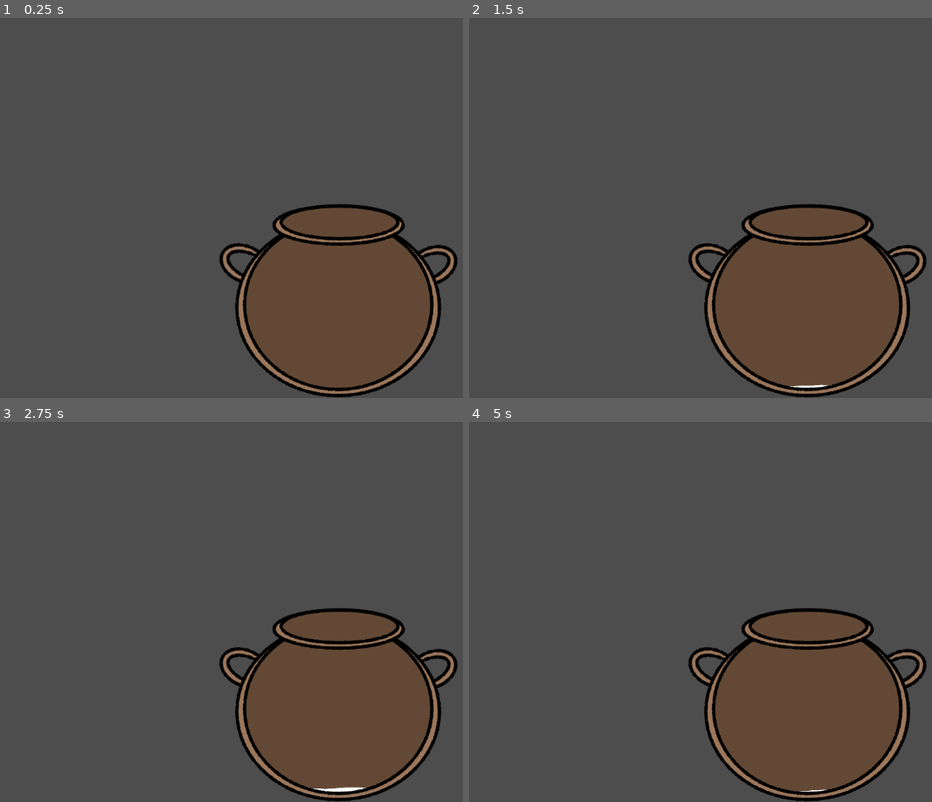
Above: before the commit, frames 1-4 (two rows, left to right).
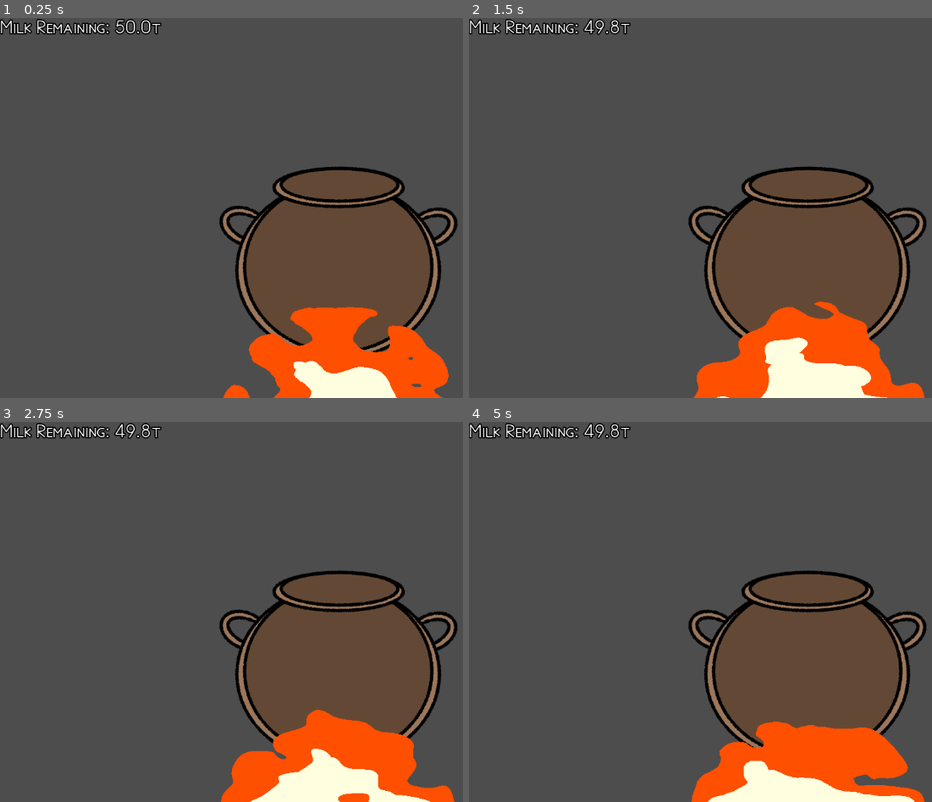
Above: after the commit, the same moments.

Repository: HauntedBees/olympus-mountain-creamery
Game: Godot game, scene res://game_states/01_make_yog/make_yog.tscn
Two runs of this game, one before a commit and one after it. Both use one fixed random seed, a clock stepped at 60 frames per second and the inputs below. Before the commit the project starts from res://game_states/01_pour_milk/pour_milk.tscn.
Inputs:
- Up to frame 1 (0.25 s): no input
- Up to frame 2 (1.5 s): hold Z (button_one) 0.53-1.28 s; tap Z (button_one) at 1.35 s
- Up to frame 3 (2.75 s): hold Z (button_one) from 2.03 s (still down); tap X (button_two) at 2.1 s
- Up to frame 4 (5 s): release Z (button_one) at 2.78 s; tap Z (button_one) at 2.85, 4.55 s; hold Z (button_one) 3.53-4.28 s; tap X (button_two) at 4.35 s

The runs differ from the first frame. In frame 1, 14% of the frame differs, in the area x 0-99%, y 0-100%; in frame 2, 15%; in frame 3, 15%; in frame 4, 15%.

Commit message:
renaming + fire

Diff:
--- a/game_data/player_data.gd
+++ b/game_data/player_data.gd
@@ -4,4 +4,4 @@
 @export var milk_pot_capacity := 10.0
 
 ## How much milk the player has.
-@export var milk_amount := 5.0
+@export var milk_amount := 50.0
--- a/game_states/01_pour_milk/boil_pot.tscn
+++ b/game_states/01_make_yog/boil_pot.tscn
@@ -1,9 +1,9 @@
 [gd_scene load_steps=6 format=3 uid="uid://c7ggwfed6pagk"]
 
 [ext_resource type="Texture2D" uid="uid://bwooy8nn6ri5j" path="res://assets/boil_pot_back.png" id="1_joymm"]
-[ext_resource type="Script" path="res://game_states/01_pour_milk/boil_pot.gd" id="1_upsne"]
+[ext_resource type="Script" path="res://game_states/01_make_yog/boil_pot.gd" id="1_upsne"]
 [ext_resource type="Texture2D" uid="uid://dpgd21xcp4d0x" path="res://assets/boil_pot_front.png" id="2_hrtsu"]
-[ext_resource type="Material" uid="uid://ja50dlic4nnr" path="res://game_states/01_pour_milk/milk_top.tres" id="3_kqbfs"]
+[ext_resource type="Material" uid="uid://ja50dlic4nnr" path="res://game_states/01_make_yog/milk_top.tres" id="3_kqbfs"]
 [ext_resource type="Texture2D" uid="uid://bo3njgjsco0st" path="res://assets/milk_top.png" id="3_qvwro"]
 
 [node name="BoilPot" type="Control"]
--- /dev/null
+++ b/game_states/01_make_yog/fire.tres
@@ -0,0 +1,101 @@
+[gd_resource type="Shader" format=3 uid="uid://76asy4soysao"]
+
+[resource]
+code = "shader_type canvas_item;
+
+// Gonkee's fire shader for Godot 3 - full tutorial https://youtu.be/CI3JZ-3cabg
+// If you use this shader, I would prefer it if you gave credit to me and my channel
+
+uniform vec4 transparent : source_color;
+uniform vec4 inner : source_color;
+uniform vec4 outer : source_color;
+
+uniform float inner_threshold = 0.4;
+uniform float outer_threshold = 0.15;
+uniform float soft_edge = 0.04;
+
+uniform vec2 center = vec2(0.5, 0.8);
+
+uniform int OCTAVES = 6;
+
+float rand(vec2 coord){
+	return fract(sin(dot(coord, vec2(12.9898, 78.233)))* 43758.5453123);
+}
+
+float noise(vec2 coord){
+	vec2 i = floor(coord);
+	vec2 f = fract(coord);
+
+	// 4 corners of a rectangle surrounding our point
+	float a = rand(i);
+	float b = rand(i + vec2(1.0, 0.0));
+	float c = rand(i + vec2(0.0, 1.0));
+	float d = rand(i + vec2(1.0, 1.0));
+
+	vec2 cubic = f * f * (3.0 - 2.0 * f);
+
+	return mix(a, b, cubic.x) + (c - a) * cubic.y * (1.0 - cubic.x) + (d - b) * cubic.x * cubic.y;
+}
+
+float fbm(vec2 coord){
+	float value = 0.0;
+	float scale = 0.5;
+
+	for(int i = 0; i < OCTAVES; i++){
+		value += noise(coord) * scale;
+		coord *= 2.0;
+		scale *= 0.5;
+	}
+	return value;
+}
+
+float overlay(float base, float top) {
+	if (base < 0.5) {
+		return 2.0 * base * top;
+	} else {
+		return 1.0 - 2.0 * (1.0 - base) * (1.0 - top);
+	}
+}
+
+float egg_shape(vec2 coord, float radius){
+	vec2 diff = abs(coord - center);
+
+	if (coord.y < center.y){
+		diff.y /= 2.0;
+	} else {
+		diff.y *= 2.0;
+	}
+
+	float dist = sqrt(diff.x * diff.x + diff.y * diff.y) / radius;
+	float value = sqrt(1.0 - dist * dist);
+	return clamp(value, 0.0, 1.0);
+}
+
+void fragment() {
+	vec2 coord = UV * 8.0;
+	vec2 fbmcoord = coord / 6.0;
+
+	float egg_s = egg_shape(UV, 0.4);
+	egg_s += egg_shape(UV, 0.2) / 2.0;
+
+	float noise1 = noise(coord + vec2(TIME * 0.25, TIME * 4.0));
+	float noise2 = noise(coord + vec2(TIME * 0.5, TIME * 7.0));
+	float combined_noise = (noise1 + noise2) / 2.0;
+
+	float fbm_noise = fbm(fbmcoord + vec2(0.0, TIME * 3.0));
+	fbm_noise = overlay(fbm_noise, UV.y);
+
+	float everything_combined = combined_noise * fbm_noise * egg_s;
+
+	if (everything_combined < outer_threshold){
+		COLOR = transparent;
+	} else if (everything_combined < outer_threshold + soft_edge){
+		COLOR = mix(transparent, outer, (everything_combined - outer_threshold) / soft_edge);
+	} else if (everything_combined < inner_threshold){
+		COLOR = outer;
+	} else if (everything_combined < inner_threshold + soft_edge){
+		COLOR = mix(outer, inner, (everything_combined - inner_threshold) / soft_edge);
+	} else {
+		COLOR = inner;
+	}
+}"
--- /dev/null
+++ b/game_states/01_make_yog/fire_noise.tres
@@ -0,0 +1,5 @@
+[gd_resource type="FastNoiseLite" format=3 uid="uid://l50ymijjfviq"]
+
+[resource]
+noise_type = 3
+seed = 912327
--- a/game_states/01_pour_milk/pour_milk.gd
+++ b/game_states/01_make_yog/make_yog.gd
@@ -6,6 +6,10 @@
 var _did_start_pouring := false
 
 @onready var _boil_pot: BoilPot = %BoilPot
+@onready var _milk_label: Label = %MilkLabel
+
+func _ready() -> void:
+	_update_milk_label()
 
 func _process(delta: float) -> void:
 	if _input_blocked:
@@ -21,10 +25,14 @@
 			amount_poured = Player.data.milk_amount
 		_milk_amount += amount_poured
 		Player.data.milk_amount -= amount_poured
+		_update_milk_label()
 		_boil_pot.fill_percent = _milk_amount / Player.data.milk_pot_capacity
 	elif _did_start_pouring && !Player.options.multiple_milk_pours:
 		_finish_pouring()
 
+func _update_milk_label() -> void:
+	_milk_label.text = "Milk Remaining: %.1fτ" % Player.data.milk_amount
+
 func _finish_pouring() -> void:
 	print("DONE")
 	_input_blocked = true
--- /dev/null
+++ b/game_states/01_make_yog/make_yog.tscn
@@ -0,0 +1,76 @@
+[gd_scene load_steps=7 format=3 uid="uid://ppx0mkhv67k6"]
+
+[ext_resource type="Script" path="res://game_states/01_make_yog/make_yog.gd" id="1_e2rrb"]
+[ext_resource type="FontFile" uid="uid://vriv63llhdyd" path="res://assets/Aegean.ttf" id="3_0roav"]
+[ext_resource type="Shader" uid="uid://76asy4soysao" path="res://game_states/01_make_yog/fire.tres" id="4_1emc4"]
+[ext_resource type="PackedScene" uid="uid://c7ggwfed6pagk" path="res://game_states/01_make_yog/boil_pot.tscn" id="4_us5hp"]
+
+[sub_resource type="Theme" id="Theme_d8av5"]
+Label/constants/outline_size = 8
+Label/font_sizes/font_size = 32
+Label/fonts/font = ExtResource("3_0roav")
+
+[sub_resource type="ShaderMaterial" id="ShaderMaterial_lkslk"]
+shader = ExtResource("4_1emc4")
+shader_parameter/transparent = Color(0, 0, 0, 0)
+shader_parameter/inner = Color(1, 1, 0.87451, 1)
+shader_parameter/outer = Color(1, 0.309804, 0, 1)
+shader_parameter/inner_threshold = 0.4
+shader_parameter/outer_threshold = 0.15
+shader_parameter/soft_edge = 0.0
+shader_parameter/center = Vector2(0.5, 1.1)
+shader_parameter/OCTAVES = 6
+
+[node name="PourMilk" type="Control"]
+layout_mode = 3
+anchors_preset = 15
+anchor_right = 1.0
+anchor_bottom = 1.0
+grow_horizontal = 2
+grow_vertical = 2
+script = ExtResource("1_e2rrb")
+
+[node name="MilkLabel" type="Label" parent="."]
+unique_name_in_owner = true
+layout_mode = 0
+offset_right = 40.0
+offset_bottom = 23.0
+theme = SubResource("Theme_d8av5")
+text = "Milk Remaining: 10.0Lτ"
+
+[node name="PotContainer" type="MarginContainer" parent="."]
+layout_mode = 1
+anchors_preset = 7
+anchor_left = 0.5
+anchor_top = 1.0
+anchor_right = 0.5
+anchor_bottom = 1.0
+offset_left = -20.0
+offset_top = -40.0
+offset_right = 20.0
+grow_horizontal = 2
+grow_vertical = 0
+theme_override_constants/margin_bottom = 64
+
+[node name="BoilPot" parent="PotContainer" instance=ExtResource("4_us5hp")]
+unique_name_in_owner = true
+layout_mode = 2
+
+[node name="FireContainer" type="MarginContainer" parent="."]
+unique_name_in_owner = true
+layout_mode = 1
+anchors_preset = 7
+anchor_left = 0.5
+anchor_top = 1.0
+anchor_right = 0.5
+anchor_bottom = 1.0
+offset_left = -20.0
+offset_top = -40.0
+offset_right = 20.0
+grow_horizontal = 2
+grow_vertical = 0
+
+[node name="ColorRect" type="ColorRect" parent="FireContainer"]
+material = SubResource("ShaderMaterial_lkslk")
+custom_minimum_size = Vector2(512, 256)
+layout_mode = 2
--- a/game_states/01_pour_milk/milk_top.tres
+++ b/game_states/01_make_yog/milk_top.tres
@@ -1,6 +1,6 @@
 [gd_resource type="ShaderMaterial" load_steps=2 format=3 uid="uid://ja50dlic4nnr"]
 
-[ext_resource type="Shader" path="res://game_states/01_pour_milk/milk_top.gdshader" id="1_2w48d"]
+[ext_resource type="Shader" path="res://game_states/01_make_yog/milk_top.gdshader" id="1_2w48d"]
 
 [resource]
 shader = ExtResource("1_2w48d")
--- a/game_states/01_pour_milk/pour_milk.tscn
+++ /dev/null
@@ -1,27 +0,0 @@
-[gd_scene load_steps=3 format=3 uid="uid://ppx0mkhv67k6"]
-
-[ext_resource type="Script" path="res://game_states/01_pour_milk/pour_milk.gd" id="1_e2rrb"]
-[ext_resource type="PackedScene" uid="uid://c7ggwfed6pagk" path="res://game_states/01_pour_milk/boil_pot.tscn" id="2_chvkp"]
-
-[node name="PourMilk" type="Control"]
-layout_mode = 3
-anchors_preset = 15
-anchor_right = 1.0
-anchor_bottom = 1.0
-grow_horizontal = 2
-grow_vertical = 2
-script = ExtResource("1_e2rrb")
-
-[node name="BoilPot" parent="." instance=ExtResource("2_chvkp")]
-unique_name_in_owner = true
-layout_mode = 1
-anchors_preset = 7
-anchor_left = 0.5
-anchor_top = 1.0
-anchor_right = 0.5
-anchor_bottom = 1.0
-offset_left = -203.5
-offset_top = -331.0
-offset_right = 203.5
-grow_horizontal = 2
-grow_vertical = 0
--- a/project.godot
+++ b/project.godot
@@ -11,7 +11,7 @@
 [application]
 
 config/name="Yogurt Mountain"
-run/main_scene="res://game_states/01_pour_milk/pour_milk.tscn"
+run/main_scene="res://game_states/01_make_yog/make_yog.tscn"
 config/features=PackedStringArray("4.3", "GL Compatibility")
 config/icon="res://icon.svg"
 
Binary file added: assets/Aegean.ttf
Not shown, added: assets/Aegean.ttf.import
Renamed: game_states/01_pour_milk/boil_pot.gd -> game_states/01_make_yog/boil_pot.gd
Renamed: game_states/01_pour_milk/milk_top.gdshader -> game_states/01_make_yog/milk_top.gdshader
